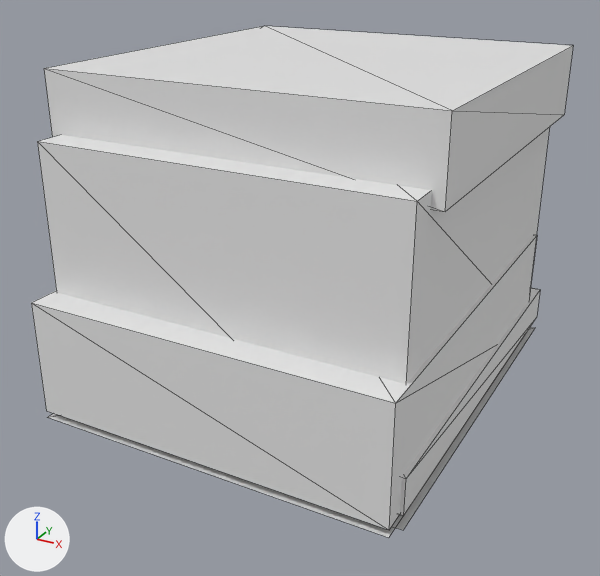
The OBJ model tools/armor_src/models/entity/huskarl/boots_leg_r.obj, before and after one commit.
Rendered twice from a camera (50 mm lens) standing at (0.199, -0.637, 0.376) and looking at (-0.123, -0.052, 0.084). Lighting does not change. The marker at lower left points along +X, +Y and +Z. The picture after the commit comes second. Mesh edges are drawn as thin lines. Where no turn or scale is listed for an object, it has been applied to the vertices.

Names of what the first picture shows: 'boots_leg_r'.
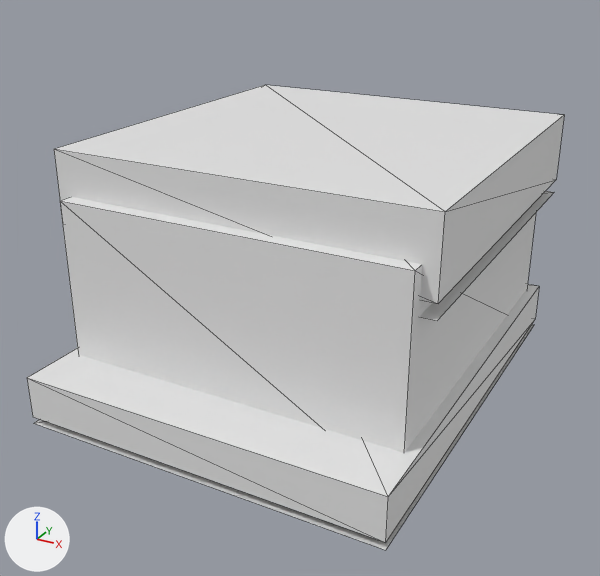
Patch to the scene script:
```diff
--- a/tools/armor_src/models/entity/huskarl/boots_leg_r.obj.py
+++ b/tools/armor_src/models/entity/huskarl/boots_leg_r.obj.py
@@ me_boots_leg_r @@
 # used by ob_boots_leg_r; location = (0.0, 0.0, 0.0)
-me_boots_leg_r.from_pydata(...)  # 40 vertices, 48 faces; spans x -0.284..0.041, y -0.213..0.169, z -0.013..0.275
+me_boots_leg_r.from_pydata(...)  # 32 vertices, 36 faces; spans x -0.284..0.041, y -0.225..0.163, z -0.006..0.213
+# me_boots_leg_r part 1: a new loose piece, a box spanning x -0.272..0.028, y -0.175..0.15, z 0.0..0.175
+# me_boots_leg_r part 2: the loose piece of 8 vertices spanning x -0.281..0.038, y -0.194..0.169, z 0.0..0.031 is scaled about its middle by (1, 1.07, 1.2), then moved by (0.0, -0.019, 0.003)
+# me_boots_leg_r part 3: the loose piece of 4 vertices spanning x -0.281..0.038, y -0.194..0.169, z -0.013..-0.012 is rebuilt with 4 vertices and now spans x -0.281..0.038, y -0.225..0.162, z -0.006
+# me_boots_leg_r part 4: the loose piece of 8 vertices spanning x -0.278..0.034, y -0.213..0.138, z 0.0..0.1 is deleted
+# me_boots_leg_r part 5: the loose piece of 4 vertices spanning x -0.278..0.034, y -0.213..0.138, z -0.006 is deleted
+# me_boots_leg_r part 6
+# 12 vertices are removed from x -0.284..0.041, y -0.188..0.163, z 0.0..0.275
+# 24 faces are deleted
+# 8 vertices are added at x -0.284..0.041, y -0.162..0.163, z 0.137..0.15
+# 12 new faces join them
```

Boxes (x1, y1, x2, y2) around the edits, measured in the pictures (600 x 576 px; the box of a moved part takes in the faces that stretch with it):
'boots_leg_r', reshaped (9% shorter): before (31, 26, 573, 537); after (27, 85, 564, 550)
part 1 of me_boots_leg_r, added: after (60, 197, 536, 453)
part 2 of me_boots_leg_r, moved or reshaped: before (400, 288, 540, 516); after (27, 284, 539, 543)
part 3 of me_boots_leg_r, rebuilt: before (395, 327, 535, 530); after (34, 324, 534, 550)
part 4 of me_boots_leg_r, deleted: before (31, 235, 537, 530)
part 5 of me_boots_leg_r, deleted: before (48, 413, 403, 537)
part 6 of me_boots_leg_r, cut back: before (37, 26, 573, 384); after (54, 85, 564, 321)
